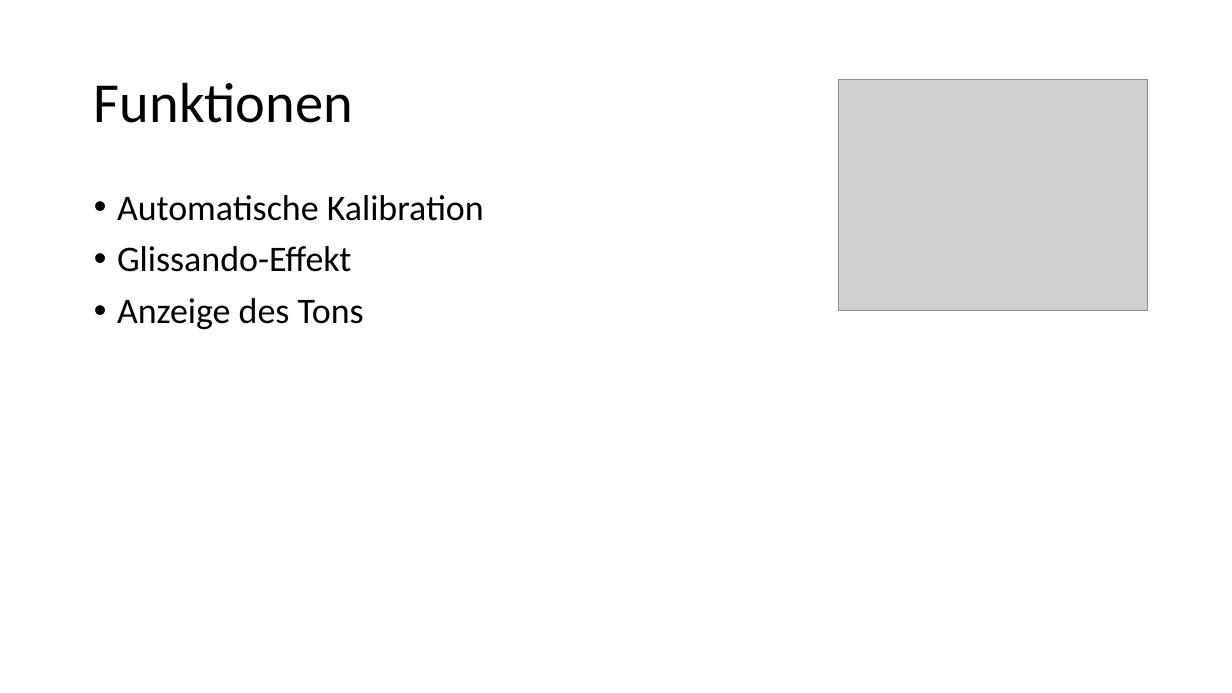
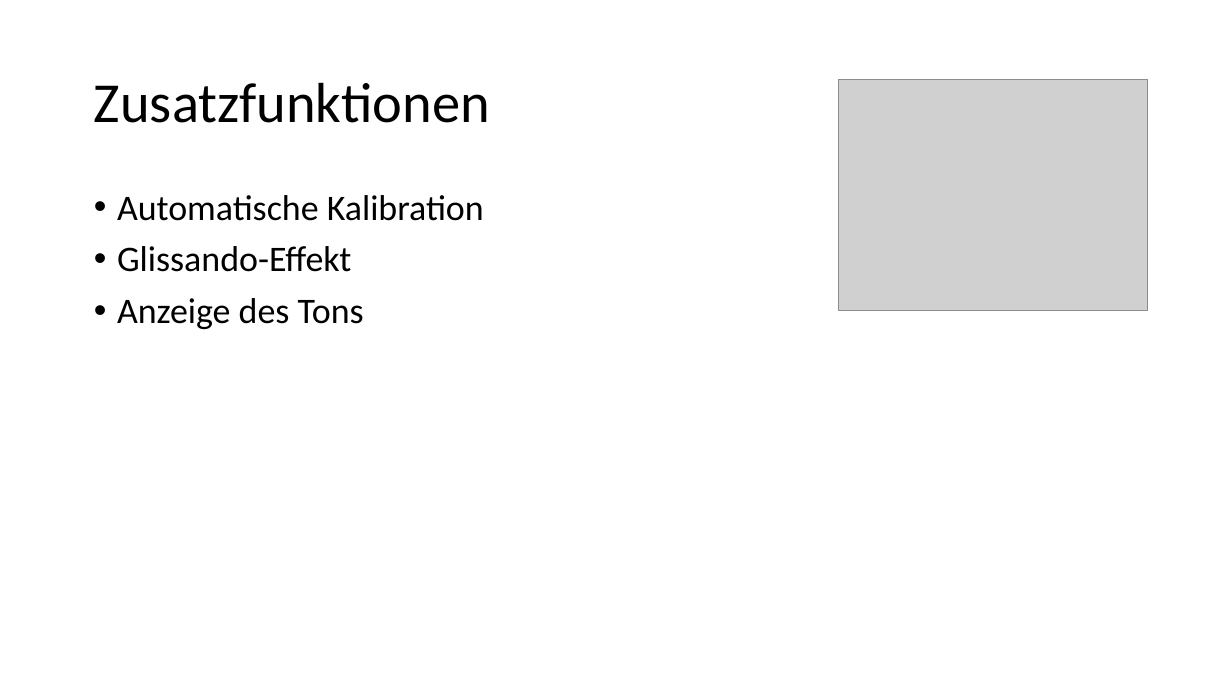
Before and after one commit to aeschi2305/FachberichtDigitalesThereminP6, a slide deck: slide 5 of Praesi/Digitales Theremin.pptx. Drawn at 1232x693 pixels with LibreOffice and Linux fonts; fonts in the diff are those of the drawing; grey boxes stand for pictures. Boxes give left, top, right and bottom in pixels: in the first picture for what was removed or moved away, otherwise in the second. Text is boxed around its words. In the diff, an @@ line names an element or a change of style, - is before the commit and + after.

```diff
--- a/Praesi/Digitales Theremin.pptx
+++ b/Praesi/Digitales Theremin.pptx
@@ title at bbox=[94, 82, 490, 123]: text changed @@
-Funktionen
+Zusatzfunktionen
```
Also in this commit, not shown: 5 other slides changed, 14 other files.
